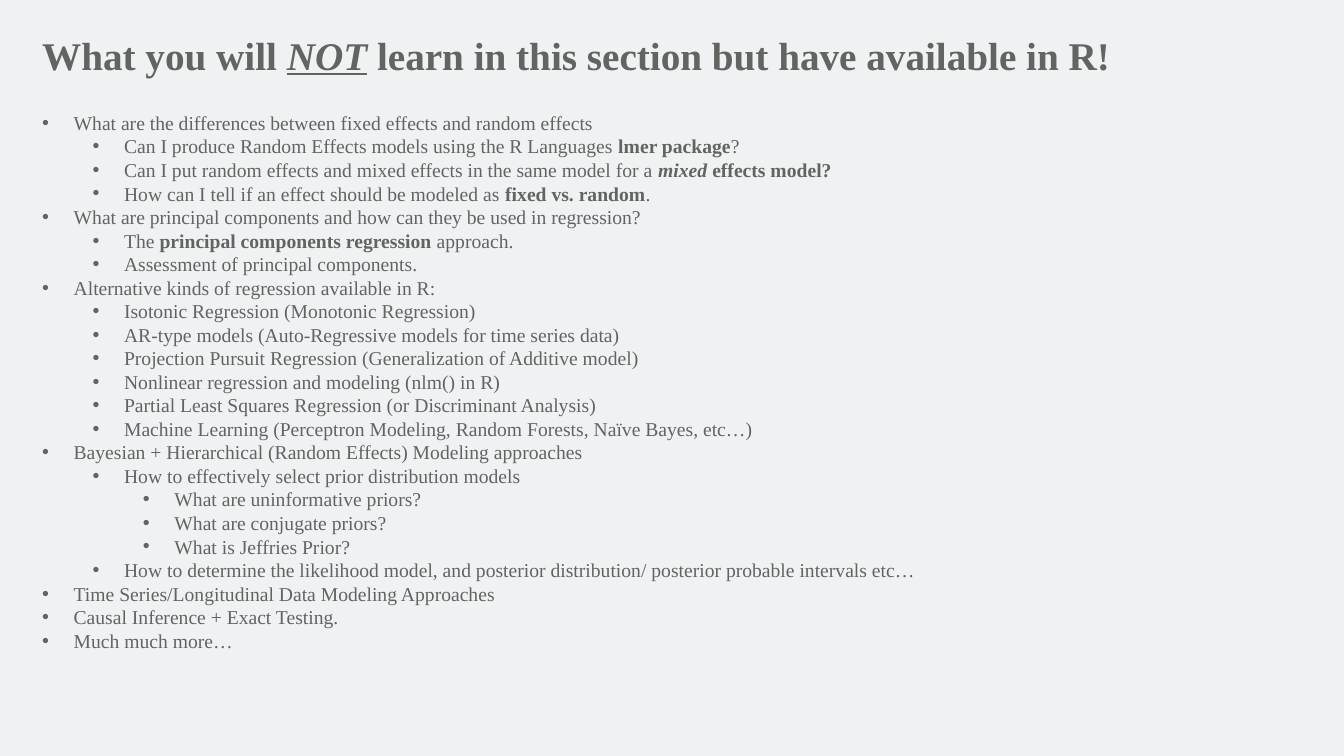
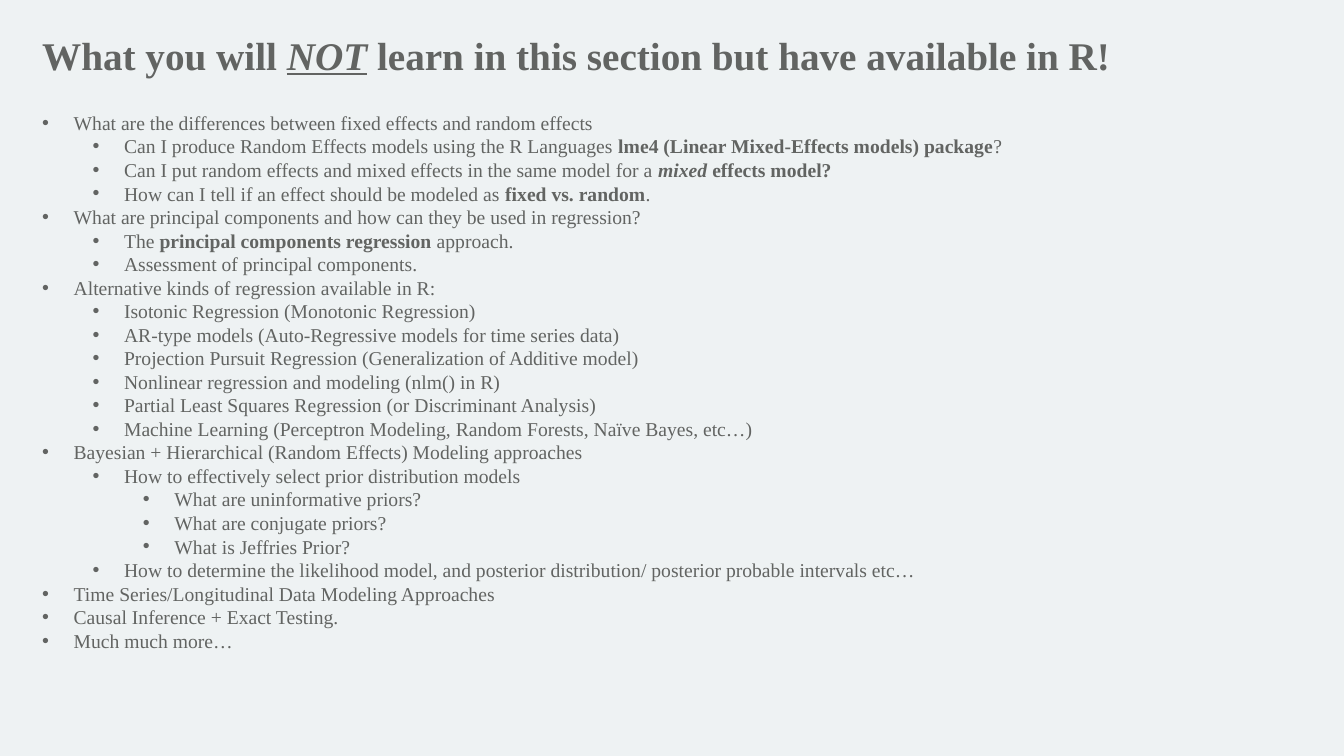
Before and after one commit to mathornton01/2022_UTSW_Lyda_Hill_Department_Beginning_R_Nanocourse, a slide deck: slide 4 of Slides/IntroductionToRForBeginners_DayII_MT.pptx. Drawn at 1344x756 pixels with LibreOffice and Linux fonts; fonts in the diff are those of the drawing; background and template pictures are left out. Boxes give left, top, right and bottom in pixels: in the first picture for what was removed or moved away, otherwise in the second. Text is boxed around its words. In the diff, an @@ line names an element or a change of style, - is before the commit and + after.

```diff
--- a/Slides/IntroductionToRForBeginners_DayII_MT.pptx
+++ b/Slides/IntroductionToRForBeginners_DayII_MT.pptx
@@ text at (124,139,1002,158): text changed @@
-  • Can I produce Random Effects models using the R Languages lmer package?
+  • Can I produce Random Effects models using the R Languages lme4 (Linear Mixed-Effects models) package?
```
Also in this commit, not shown: 1 other slide changed, 3 slides added, 1 other file.
